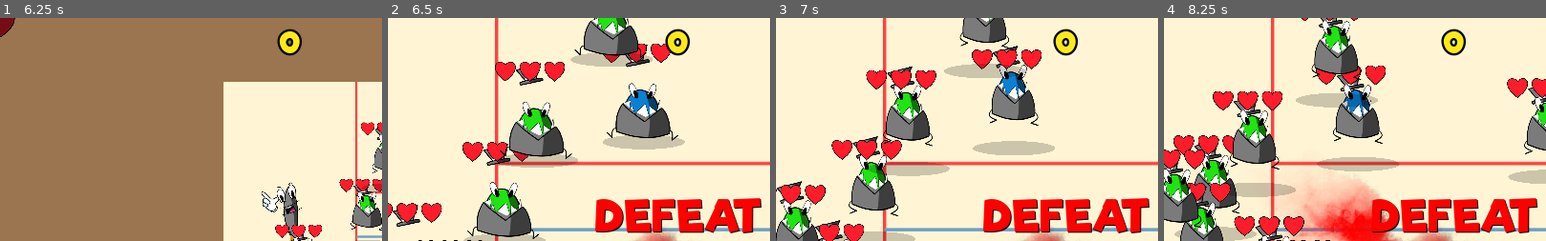
Above: before the commit, frames 1-4 (left to right).
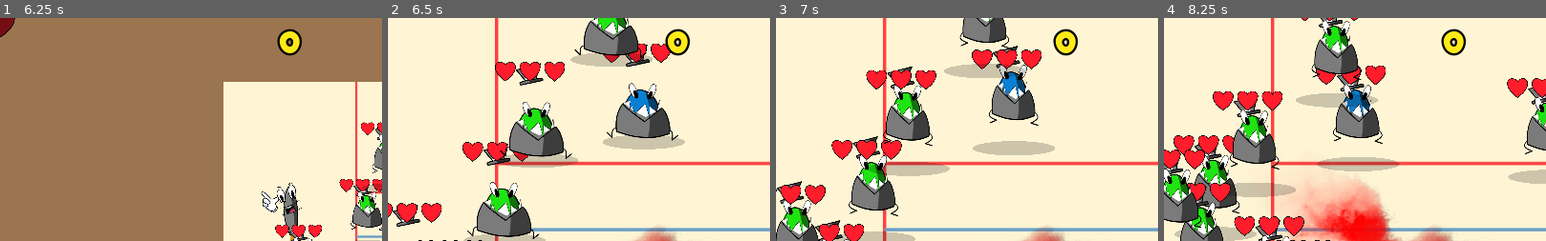
Above: after the commit, the same moments.

Repository: kevinlights/chromatic-fever
Game: Godot game, scene res://Game.tscn
Same seed, same stepped clock (60 frames per second), same inputs: the game is played once before the commit and once after it.
Inputs (mouse positions are % of the whole screen's width and height, from its top left):
- Up to frame 1 (6.25 s): move the mouse to (72, 45) at 0.52 s; hold Right (ui_right) 0.53-1.28 s; hold Right mouse button (clic_droit) 0.53-1.28 s; move the mouse to (30, 55) at 1.27 s; hold Down (ui_down) 1.28-2.03 s; click (30, 55) at 1.35 s; move the mouse to (60, 28) at 2.02 s; hold Right (ui_right) 2.03-2.78 s; hold Right mouse button (clic_droit) 2.03-2.78 s; move the mouse to (45, 70) at 2.77 s; hold Up (ui_up) 2.78-3.53 s; click (45, 70) at 2.85 s; move the mouse to (80, 65) at 3.52 s; hold Right mouse button (clic_droit) 3.53-4.28 s; hold Left (ui_left) 3.53-5.03 s; move the mouse to (20, 35) at 4.27 s; click (20, 35) at 4.35 s; move the mouse to (55, 50) at 5.02 s; hold Down (ui_down) 5.03-5.78 s; hold Right mouse button (clic_droit) 5.03-5.78 s; move the mouse to (35, 25) at 5.77 s; hold Right (ui_right) from 5.78 s (still down); click (35, 25) at 5.85 s
- Up to frame 2 (6.5 s): keep holding Right (ui_right)
- Up to frame 3 (7 s): move the mouse to (72, 45) at 6.52 s; release Right (ui_right) at 6.53 s; hold Up (ui_up) from 6.53 s (still down); hold Right mouse button (clic_droit) from 6.53 s (still down)
- Up to frame 4 (8.25 s): move the mouse to (30, 55) at 7.27 s; release Up (ui_up) at 7.28 s; release Right mouse button (clic_droit) at 7.28 s; hold Right (ui_right) 7.28-8.03 s; click (30, 55) at 7.35 s; move the mouse to (60, 28) at 8.02 s; hold Down (ui_down) from 8.03 s (still down); hold Right mouse button (clic_droit) from 8.03 s (still down)
The pictures show only the part of the screen within x 12-62%, y 4-54%; the shares and areas given below are measured in that part.

Frame 1 is identical in both runs. In frame 2, 4.9% of the frame differs, in the area x 54-98%, y 80-97%; in frame 3, 4.9%; in frame 4, 4.8%.
Error in both runs: Trying to assign value of type 'Node2D' to a variable of type 'KinematicBody2D'. (res://HUD/Score.gd:3)

Commit message:
agnpgnrea

Diff:
--- a/Game.gd
+++ b/Game.gd
@@ -7,13 +7,12 @@
 signal combo_broken()
 signal multiplier_set(multiplier)
 
-export var last_combo_time = 0
-export var time_to_break_combo = 5000
+onready var player = get_node("/root/Game/Player")
 
-export var tainted_threshold = 200
-export var pigmented_threshold = 1000
-export var colourful_threshold = 2000
-export var chromatic_threshold = 4000
+export var tainted_threshold = 0.1
+export var pigmented_threshold = 0.25
+export var colourful_threshold = 0.50
+export var chromatic_threshold = 0.60
 
 enum COMBO {
 	NONE,
@@ -24,6 +23,7 @@
 }
 
 var multiplier : Dictionary = {COMBO.NONE : 1, COMBO.TAINTED : 2, COMBO.PIGMENTED : 3, COMBO.COLOURFUL : 4, COMBO.CHROMATIC : 6}
+var combo_signals : Dictionary = {COMBO.NONE : "combo_broken", COMBO.TAINTED : "tainted", COMBO.PIGMENTED : "pigmented", COMBO.COLOURFUL : "colourful", COMBO.CHROMATIC : "chromatic"}
 
 var score = 0
 var combo_length = 0
@@ -31,53 +31,38 @@
 var combo = COMBO.NONE
 
 func _process(delta):
-	var current_time = OS.get_ticks_msec()
-	if (current_time - last_combo_time) > time_to_break_combo :
-		combo_length = 0
-		combo_score = 0
+	var combo_changed : bool = false
+
+	if player.jauges.min() < chromatic_threshold and combo == COMBO.CHROMATIC:
+		combo = COMBO.COLOURFUL
+		combo_changed = true
+	if player.jauges.min() < colourful_threshold and combo == COMBO.COLOURFUL:
+		combo = COMBO.PIGMENTED
+		combo_changed = true
+	if player.jauges.min() < pigmented_threshold and combo == COMBO.PIGMENTED:
+		combo = COMBO.TAINTED
+		combo_changed = true
+	if player.jauges.min() < tainted_threshold and combo == COMBO.TAINTED:
 		combo = COMBO.NONE
-		emit_signal("combo_broken")
+		combo_changed = true
+
+	if player.jauges.min() > tainted_threshold and combo == COMBO.NONE:
+		combo = COMBO.TAINTED
+		combo_changed = true
+	if player.jauges.min() > pigmented_threshold and combo == COMBO.TAINTED:
+		combo = COMBO.PIGMENTED
+		combo_changed = true
+	if player.jauges.min() > colourful_threshold and combo == COMBO.PIGMENTED:
+		combo = COMBO.COLOURFUL
+		combo_changed = true
+	if player.jauges.min() > chromatic_threshold and combo == COMBO.COLOURFUL:
+		combo = COMBO.CHROMATIC
+		combo_changed = true
+
+	if combo_changed :
+		emit_signal(combo_signals[combo])
 		emit_signal("multiplier_set",multiplier[combo])
 
 func _on_Enemies_enemy_died(position, score_gained,color):
 	#Updating the score
 	score += score_gained * multiplier[combo]
-
-	#Check if the player is in a combo (= killing ennemies under a time limit)
-	var current_time = OS.get_ticks_msec()
-	if last_combo_time == 0:
-		last_combo_time = current_time
-
-	if (current_time - last_combo_time) <= time_to_break_combo :
-		combo_length += 1
-		combo_score += score_gained * multiplier[combo]
-	else :
-		combo_length = 0
-		combo_score = 0
-		combo = COMBO.NONE
-		emit_signal("combo_broken")
-		emit_signal("multiplier_set",multiplier[combo])
-
-	last_combo_time = current_time
-
-	# The combo level increases
-	if combo_score >= chromatic_threshold :
-		if combo != COMBO.CHROMATIC:
-			combo = COMBO.CHROMATIC
-			emit_signal("chromatic")
-			emit_signal("multiplier_set",multiplier[combo])
-	elif combo_score >= colourful_threshold:
-		if combo != COMBO.COLOURFUL:
-			combo = COMBO.COLOURFUL
-			emit_signal("colourful")
-			emit_signal("multiplier_set",multiplier[combo])
-	elif combo_score >= pigmented_threshold:
-		if combo != COMBO.PIGMENTED:
-			combo = COMBO.PIGMENTED
-			emit_signal("pigmented")
-			emit_signal("multiplier_set",multiplier[combo])
-	elif combo_score >= tainted_threshold:
-		if combo != COMBO.TAINTED:
-			combo = COMBO.TAINTED
-			emit_signal("tainted")
-			emit_signal("multiplier_set",multiplier[combo])
--- a/HUD/HUD.tscn
+++ b/HUD/HUD.tscn
@@ -1,26 +1,28 @@
-[gd_scene load_steps=18 format=2]
+[gd_scene load_steps=20 format=2]
 
 [ext_resource path="res://HUD/HUD.gd" type="Script" id=1]
-[ext_resource path="res://HUD/font/riffic.otf" type="DynamicFontData" id=2]
-[ext_resource path="res://HUD/DefeatMessage.gd" type="Script" id=3]
-[ext_resource path="res://HUD/LifeBar.gd" type="Script" id=4]
-[ext_resource path="res://HUD/Images/heart_full.png" type="Texture" id=5]
-[ext_resource path="res://HUD/Heart.gd" type="Script" id=6]
-[ext_resource path="res://HUD/font/score_font.tres" type="DynamicFont" id=7]
-[ext_resource path="res://HUD/Score.gd" type="Script" id=8]
-[ext_resource path="res://HUD/combo_wave.shader" type="Shader" id=9]
-[ext_resource path="res://Sounds/music_sources/colorless_world.wav" type="AudioStream" id=10]
-[ext_resource path="res://Sounds/music_sources/tainted_world.wav" type="AudioStream" id=11]
-[ext_resource path="res://Sounds/music_sources/pigmented_world.wav" type="AudioStream" id=12]
-[ext_resource path="res://Sounds/music_sources/colourful_world.wav" type="AudioStream" id=13]
-[ext_resource path="res://Sounds/music_sources/chromatic_world.wav" type="AudioStream" id=14]
+[ext_resource path="res://Assets/square.png" type="Texture" id=2]
+[ext_resource path="res://HUD/Jauge.gd" type="Script" id=3]
+[ext_resource path="res://HUD/font/riffic.otf" type="DynamicFontData" id=4]
+[ext_resource path="res://HUD/DefeatMessage.gd" type="Script" id=5]
+[ext_resource path="res://HUD/LifeBar.gd" type="Script" id=6]
+[ext_resource path="res://HUD/Images/heart_full.png" type="Texture" id=7]
+[ext_resource path="res://HUD/Heart.gd" type="Script" id=8]
+[ext_resource path="res://HUD/font/score_font.tres" type="DynamicFont" id=9]
+[ext_resource path="res://HUD/Score.gd" type="Script" id=10]
+[ext_resource path="res://HUD/combo_wave.shader" type="Shader" id=11]
+[ext_resource path="res://Sounds/music_sources/colorless_world.wav" type="AudioStream" id=12]
+[ext_resource path="res://Sounds/music_sources/tainted_world.wav" type="AudioStream" id=13]
+[ext_resource path="res://Sounds/music_sources/pigmented_world.wav" type="AudioStream" id=14]
+[ext_resource path="res://Sounds/music_sources/colourful_world.wav" type="AudioStream" id=15]
+[ext_resource path="res://Sounds/music_sources/chromatic_world.wav" type="AudioStream" id=16]
 
 [sub_resource type="DynamicFont" id=1]
 size = 60
-font_data = ExtResource( 2 )
+font_data = ExtResource( 4 )
 
 [sub_resource type="ShaderMaterial" id=2]
-shader = ExtResource( 9 )
+shader = ExtResource( 11 )
 shader_param/wave_scale = Vector2( 0.005, 0.002 )
 shader_param/wave_speed = 10.0
 shader_param/rainbow_scale = Vector3( 1, 1, 1 )
@@ -28,12 +30,56 @@
 
 [sub_resource type="DynamicFont" id=3]
 size = 30
-font_data = ExtResource( 2 )
+font_data = ExtResource( 4 )
 
 [node name="HUD" type="CanvasLayer"]
 script = ExtResource( 1 )
 
+[node name="Jauges" type="Control" parent="."]
+margin_right = 40.0
+margin_bottom = 40.0
+
+[node name="Jauge0" type="TextureProgress" parent="Jauges"]
+margin_left = 30.0
+margin_top = 70.0
+margin_right = 94.0
+margin_bottom = 170.0
+rect_scale = Vector2( 0.5, 1 )
+max_value = 1.0
+step = 0.01
+texture_progress = ExtResource( 2 )
+fill_mode = 3
+script = ExtResource( 3 )
+
+[node name="Jauge1" type="TextureProgress" parent="Jauges"]
+margin_left = 60.0
+margin_top = 70.0
+margin_right = 124.0
+margin_bottom = 170.0
+rect_scale = Vector2( 0.5, 1 )
+max_value = 1.0
+step = 0.01
+texture_progress = ExtResource( 2 )
+fill_mode = 3
+script = ExtResource( 3 )
+jauge_number = 1
+
+[node name="Jauge2" type="TextureProgress" parent="Jauges"]
+margin_left = 90.0
+margin_top = 70.0
+margin_right = 154.0
+margin_bottom = 170.0
+rect_scale = Vector2( 0.5, 1 )
+max_value = 1.0
+step = 0.01
+texture_progress = ExtResource( 2 )
+fill_mode = 3
+script = ExtResource( 3 )
+jauge_number = 2
+
 [node name="CenterContainer" type="CenterContainer" parent="."]
+editor/display_folded = true
+visible = false
 anchor_right = 1.0
 anchor_bottom = 1.0
 
@@ -70,20 +116,19 @@
 margin_bottom = 64.0
 use_top_left = true
 
-[node name="Node2D" type="Node2D" parent="ScoreContainer"]
+[node name="Node2D" type="Control" parent="ScoreContainer"]
 
 [node name="Score" type="Label" parent="ScoreContainer/Node2D"]
 margin_left = -22.0
 margin_top = -32.0
 margin_right = 21.0
 margin_bottom = 32.0
-custom_fonts/font = ExtResource( 7 )
+custom_fonts/font = ExtResource( 9 )
 custom_colors/font_color = Color( 1, 0.921569, 0.0980392, 1 )
 text = "0"
 align = 1
 valign = 1
-script = ExtResource( 8 )
-font_min_size = 40
+script = ExtResource( 10 )
 font_max_size = 60
 
 [node name="ScoreMultiplier" type="Label" parent="ScoreContainer/Node2D"]
@@ -96,26 +141,27 @@
 custom_fonts/font = SubResource( 3 )
 
 [node name="Sounds" type="Node" parent="."]
+editor/display_folded = true
 
 [node name="Tween" type="Tween" parent="Sounds"]
 
 [node name="colorless_world" type="AudioStreamPlayer" parent="Sounds"]
-stream = ExtResource( 10 )
+stream = ExtResource( 12 )
 volume_db = -15.0
 
 [node name="tainted_world" type="AudioStreamPlayer" parent="Sounds"]
-stream = ExtResource( 11 )
+stream = ExtResource( 13 )
 volume_db = -10.0
 
 [node name="pigmented_world" type="AudioStreamPlayer" parent="Sounds"]
-stream = ExtResource( 12 )
+stream = ExtResource( 14 )
 volume_db = -10.0
 
 [node name="colourful_world" type="AudioStreamPlayer" parent="Sounds"]
-stream = ExtResource( 13 )
+stream = ExtResource( 15 )
 volume_db = -10.0
 
 [node name="chromatic_world" type="AudioStreamPlayer" parent="Sounds"]
-stream = ExtResource( 14 )
+stream = ExtResource( 16 )
 volume_db = -10.0
 [connection signal="tween_completed" from="Sounds/Tween" to="." method="_on_Tween_tween_completed"]
--- /dev/null
+++ b/HUD/Jauge.gd
@@ -0,0 +1,13 @@
+extends TextureProgress
+
+onready var player = get_node("/root/Game/Player")
+onready var global = get_node("/root/Global")
+
+
+export var jauge_number : int
+
+func _ready():
+	modulate = global.colors[jauge_number]
+
+func _process(delta):
+	set_value(player.jauges[jauge_number])
--- a/Player/Player.gd
+++ b/Player/Player.gd
@@ -16,11 +16,15 @@
 export var deceleration : int = 1200
 export var top_speed : int = 400
 export var on_hit_speed : int = 800
+export var jauge_fill_speed : float = 1
+export var jauge_empty_speed : float = 0.05
 
 # Attributes vars
 export var max_health : int = 3
 export var firing_rate : float = 0.25
 export var invincibility_duration : float = 1.5
+
+var jauges : Array = [0.0,0.0,0.0]
 
 # Movement vars
 var accel_direction : Vector2
@@ -29,6 +33,7 @@
 
 # Attributes vars
 var health : int = max_health
+var on_color : int = -1
 
 # State vars
 var can_shoot : bool = true
@@ -96,6 +101,14 @@
 	if Input.is_action_pressed("ui_shoot") and can_shoot:
 		shoot()
 
+	# Fill gaujes
+	if on_color != -1:
+		jauges[on_color] += jauge_fill_speed*delta
+	for i in jauges.size():
+		if i != on_color:
+			jauges[i] -= jauge_empty_speed*delta
+		jauges[i] = clamp(jauges[i],0,1)
+
 func shoot():
 	var projectile : Projectile = projectile_ressource.instance()
 	projectile.position = $Hand/ProjectilesSpawnPosition.get_global_position()
@@ -151,10 +164,14 @@
 	var e = img.get_pixel(position.x+41*0.3,position.y+220*0.3)
 	img.unlock()
 	if(c.r>0.6 and c.a>0.1 and e.r<0.8):
+		on_color = 0
 		$LesSprites/heros_couleur.modulate = global.colors[0]
 	elif(c.g>0.6 and c.a>0.1 and e.r<0.8):
+		on_color = 1
 		$LesSprites/heros_couleur.modulate = global.colors[1]
 	elif(c.b>0.6 and c.a>0.1 and e.r<0.8):
+		on_color = 2
 		$LesSprites/heros_couleur.modulate = global.colors[2]
 	else:
+		on_color = -1
 		$LesSprites/heros_couleur.modulate = Color(0.5,0.5,0.5)
Not shown: 2 places in HUD/HUD.tscn that only renumber resources
